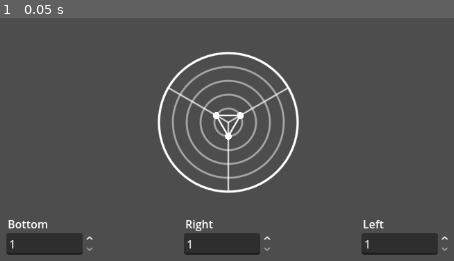
Above: before the commit, frame 1.
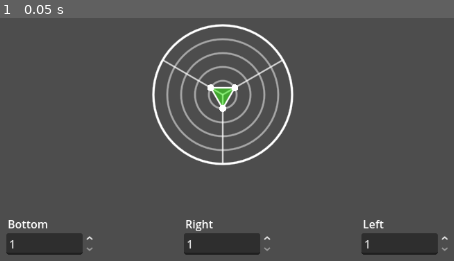
Above: after the commit, the same moment.

Repository: The-Rogues/stat-chart-test
Game: Godot game, scene res://enviornment/Game.tscn
The game is run twice, just before and just after one commit, with the same random seed, the same clock (stepped at 60 frames per second) and the same inputs.
Inputs:
- Up to frame 1 (0.05 s): no input

The runs differ from the first frame. In frame 1, 6.2% of the frame differs, in the area x 33-66%, y 2-73%.

Commit message:
Add Color
Made the inside of the chart colored. Commented main StatChart script.

Diff:
--- a/entities/StatChart/StatChart.tscn
+++ b/entities/StatChart/StatChart.tscn
@@ -1,37 +1,45 @@
-[gd_scene load_steps=5 format=3 uid="uid://36n1qwtck540"]
+[gd_scene load_steps=6 format=3 uid="uid://d2kihlqndp2vs"]
 
-[ext_resource type="Script" uid="uid://c8mjnof0gvi7c" path="res://entities/StatChart/StatChart_scn_main.gd" id="1_324gl"]
-[ext_resource type="PackedScene" uid="uid://c7ykxomxde1wu" path="res://entities/StatChart/StatChartCircle/StatChartCircle.tscn" id="2_4ge6k"]
-[ext_resource type="PackedScene" uid="uid://dmqto7knijde8" path="res://entities/StatChart/StatChartPoint/StatChartPoint.tscn" id="3_4ge6k"]
-[ext_resource type="PackedScene" uid="uid://c14sth0a2vlx0" path="res://entities/StatChart/StatChartVec/StatChartVec.tscn" id="4_l6owj"]
+[ext_resource type="Script" uid="uid://f2sqylq1ro23" path="res://entities/StatChart/StatChart_scn_main.gd" id="1_mbnrq"]
+[ext_resource type="PackedScene" uid="uid://c7ykxomxde1wu" path="res://entities/StatChart/StatChartCircle/StatChartCircle.tscn" id="2_mbnrq"]
+[ext_resource type="PackedScene" uid="uid://dmqto7knijde8" path="res://entities/StatChart/StatChartPoint/StatChartPoint.tscn" id="3_ksh6w"]
+[ext_resource type="PackedScene" uid="uid://c14sth0a2vlx0" path="res://entities/StatChart/StatChartVec/StatChartVec.tscn" id="4_ocsrx"]
+[ext_resource type="PackedScene" uid="uid://dcf6en4ualk7r" path="res://entities/StatChart/StatChartTri/stat_chart_tri.tscn" id="5_ksh6w"]
 
 [node name="StatChart" type="Node2D"]
-script = ExtResource("1_324gl")
+script = ExtResource("1_mbnrq")
+slf_update_spd = 0.25
 
-[node name="CircleLayer1" parent="." instance=ExtResource("2_4ge6k")]
+[node name="CircleLayer1" parent="." instance=ExtResource("2_mbnrq")]
 
-[node name="CircleLayer2" parent="." instance=ExtResource("2_4ge6k")]
+[node name="CircleLayer2" parent="." instance=ExtResource("2_mbnrq")]
 
-[node name="CircleLayer3" parent="." instance=ExtResource("2_4ge6k")]
+[node name="CircleLayer3" parent="." instance=ExtResource("2_mbnrq")]
 
-[node name="CircleLayer4" parent="." instance=ExtResource("2_4ge6k")]
+[node name="CircleLayer4" parent="." instance=ExtResource("2_mbnrq")]
 
-[node name="CircleLayer5" parent="." instance=ExtResource("2_4ge6k")]
+[node name="CircleLayer5" parent="." instance=ExtResource("2_mbnrq")]
 
-[node name="Point1" parent="." instance=ExtResource("3_4ge6k")]
+[node name="Point1" parent="." instance=ExtResource("3_ksh6w")]
+z_index = 4
 
-[node name="Point2" parent="." instance=ExtResource("3_4ge6k")]
+[node name="Point2" parent="." instance=ExtResource("3_ksh6w")]
+z_index = 4
 
-[node name="Point3" parent="." instance=ExtResource("3_4ge6k")]
+[node name="Point3" parent="." instance=ExtResource("3_ksh6w")]
+z_index = 4
 
-[node name="Vec1" parent="." instance=ExtResource("4_l6owj")]
+[node name="Tri1" parent="." instance=ExtResource("5_ksh6w")]
+z_index = 3
 
-[node name="Vec2" parent="." instance=ExtResource("4_l6owj")]
+[node name="Tri2" parent="." instance=ExtResource("5_ksh6w")]
+z_index = 2
 
-[node name="Vec3" parent="." instance=ExtResource("4_l6owj")]
+[node name="Vec1" parent="." instance=ExtResource("4_ocsrx")]
+z_index = 1
 
-[node name="AesLine1" parent="." instance=ExtResource("4_l6owj")]
+[node name="Vec2" parent="." instance=ExtResource("4_ocsrx")]
+z_index = 1
 
-[node name="AesLine2" parent="." instance=ExtResource("4_l6owj")]
-
-[node name="AesLine3" parent="." instance=ExtResource("4_l6owj")]
+[node name="Vec3" parent="." instance=ExtResource("4_ocsrx")]
+z_index = 1
--- a/entities/StatChart/StatChartPoint/StatChartPoint_scn_main.gd
+++ b/entities/StatChart/StatChartPoint/StatChartPoint_scn_main.gd
@@ -57,10 +57,14 @@
 # We have distance, and we know the time we want to take to travel the distance.
 # Therefore, the speed will be abs(logical position - actual pos) / time
 func change_pos(in_pos: int) -> void:
+	if in_pos > 5 or in_pos < 1:
+		return
 	slf_logical_pos = in_pos * slf_unit
 	slf_actual_spd = abs(slf_logical_pos - slf_actual_pos) / slf_logical_spd
 
 func increment_pos(in_amnt: int) -> void:
+	if (in_amnt + slf_logical_pos) > 5 or (in_amnt + slf_logical_pos) < 1:
+		return
 	slf_logical_pos += in_amnt * slf_unit
 	slf_actual_spd = abs(slf_logical_pos - slf_actual_pos) / slf_logical_spd
 
--- /dev/null
+++ b/entities/StatChart/StatChartTri/StatChartTri_scn_main.gd
@@ -0,0 +1,43 @@
+extends Node2D
+
+var slf_thick: float
+var slf_alpha: float
+var slf_filled: bool
+var slf_pos_1: Vector2
+var slf_pos_2: Vector2
+var slf_pos_3: Vector2
+
+func init_tri(
+	in_thick: float,
+	in_alpha: float,
+	in_filled: bool,
+	in_pos_1: Vector2,
+	in_pos_2: Vector2,
+	in_pos_3: Vector2
+) -> void:
+	slf_thick = in_thick
+	slf_alpha = in_alpha
+	slf_filled = in_filled
+	slf_pos_1 = in_pos_1
+	slf_pos_2 = in_pos_2
+	slf_pos_3 = in_pos_3
+
+func _draw() -> void:
+	if slf_filled:
+		draw_polygon(
+			[slf_pos_1, slf_pos_2, slf_pos_3],
+			[Color(0.2235, 1.0, 0.0784, slf_alpha)]
+		)
+	else:
+		draw_polyline(
+			[slf_pos_1, slf_pos_2, slf_pos_3, slf_pos_1],
+			Color(1.0, 1.0, 1.0, slf_alpha),
+			slf_thick,
+			true
+		)
+
+func update_pos(in_pos_1: Vector2, in_pos_2: Vector2, in_pos_3: Vector2) -> void:
+	slf_pos_1 = in_pos_1
+	slf_pos_2 = in_pos_2
+	slf_pos_3 = in_pos_3
+	queue_redraw()
--- /dev/null
+++ b/entities/StatChart/StatChartTri/stat_chart_tri.tscn
@@ -0,0 +1,6 @@
+[gd_scene load_steps=2 format=3 uid="uid://dcf6en4ualk7r"]
+
+[ext_resource type="Script" uid="uid://ck8br13d6x0ix" path="res://entities/StatChart/StatChartTri/StatChartTri_scn_main.gd" id="1_tn70o"]
+
+[node name="StatChartTri" type="Node2D"]
+script = ExtResource("1_tn70o")
--- a/entities/StatChart/StatChartVec/StatChartVec_scn_main.gd
+++ b/entities/StatChart/StatChartVec/StatChartVec_scn_main.gd
@@ -15,12 +15,6 @@
 	slf_alpha = in_alpha
 	slf_pos_1 = in_pos_1
 	slf_pos_2 = in_pos_2
-	queue_redraw()
-
-func update_pos(in_pos_1: Vector2, in_pos_2: Vector2) -> void:
-	slf_pos_1 = in_pos_1
-	slf_pos_2 = in_pos_2
-	queue_redraw()
 
 func _draw() -> void:
 	draw_line(slf_pos_1, slf_pos_2, Color(1.0, 1.0, 1.0, slf_alpha), slf_thick, true)
--- a/entities/StatChart/StatChart_scn_main.gd
+++ b/entities/StatChart/StatChart_scn_main.gd
@@ -1,110 +1,169 @@
+# --StatChart Scene Main Script--
+# Author: Fletcher Green
+# TODO: Remove hardcoded elements from StatChart scene.
+# TODO: Comment children scenes.
+
+# ------------------------------------------------------------------------------------
+# Section: Declarations
+# ------------------------------------------------------------------------------------
 extends Node2D
 
+# --Exported Variables--
 @export var slf_size: float = 200.0 # Size of the square that bounds the chart.
-@export var slf_crcl_thick: float = 2.0
-@export var slf_point_thick: float = 5.0
-@export var slf_vec_thick: float = 1.0
-@export var slf_update_spd: float = 0.5
+@export var slf_crcl_thick: float = 2.0 # Width of circles.
+@export var slf_point_thick: float = 5.0 # Width of points.
+@export var slf_vec_thick: float = 1.0 # Width of aesthetic vectors and chart triangle.
+@export var slf_update_spd: float = 0.5 # Speed the chart takes to move from one pos to the next.
 
+# --Circle Child Scenes--
 @onready var slf_crcl_1 := $CircleLayer1
 @onready var slf_crcl_2 := $CircleLayer2
 @onready var slf_crcl_3 := $CircleLayer3
 @onready var slf_crcl_4 := $CircleLayer4
 @onready var slf_crcl_5 := $CircleLayer5
 
+# --Point Child Scenes--
 @onready var slf_pnt_1 := $Point1
 @onready var slf_pnt_2 := $Point2
 @onready var slf_pnt_3 := $Point3
 
+# --Triangle Child Scenes--
+@onready var slf_tri_1 := $Tri1
+@onready var slf_tri_2 := $Tri2
+
+# --Vector Child Scenes--
 @onready var slf_vec_1 := $Vec1
 @onready var slf_vec_2 := $Vec2
 @onready var slf_vec_3 := $Vec3
 
-@onready var slf_aes_1 := $AesLine1
-@onready var slf_aes_2 := $AesLine2
-@onready var slf_aes_3 := $AesLine3
+# ------------------------------------------------------------------------------------
+# Section: Chart Initilization
+# ------------------------------------------------------------------------------------
 
+# --_ready Function--
+# Description: When the parent node of the StatChart is ready, this function initialises
+#              all of the data members used by its children.
 func _ready() -> void:
 
+	# All circles are centered at position (0, 0) relative to the parent.
+	# The radius of the outer circle is half of the width of the square that bounds
+	# the chart. Every subsequent circle's radius decreases by a constant amount.
 	slf_crcl_1.init_circle(Vector2(0.0, 0.0), slf_size / 10, 0.5, slf_crcl_thick * 0.75)
 	slf_crcl_2.init_circle(Vector2(0.0, 0.0), (slf_size / 10) * 2, 0.5, slf_crcl_thick * 0.75)
 	slf_crcl_3.init_circle(Vector2(0.0, 0.0), (slf_size / 10) * 3, 0.5, slf_crcl_thick * 0.75)
 	slf_crcl_4.init_circle(Vector2(0.0, 0.0), (slf_size / 10) * 4, 0.5, slf_crcl_thick * 0.75)
 	slf_crcl_5.init_circle(Vector2(0.0, 0.0), slf_size / 2, 1.0, slf_crcl_thick)
 
+	# Since the Y-axis is flipped when it comes to drawing game elements, the unit
+	# circle is traversed clockwise. This means we have to travel PI / 2 to get the
+	# angle of the bottom point. An angle of 2PI is the whole unit circle, so traveling
+	# one third of the circle is 2PI / 3. The positions of the other two points can be
+	# calculated by adding thirds to the initial point.
 	var init_angle: float = PI / 2
 	var one_third: float = -1 * (2 * PI) / 3
 
+	# Bottom point.
 	slf_pnt_1.init_point(
 		slf_point_thick,
+		# Normalised vector for the direction of the first point.
 		Vector2(cos(init_angle), sin(init_angle)),
 		slf_update_spd,
+		# Unit size is the radius of the smallest circle.
+		# Other outer circles increase by a constant amount.
 		slf_size / 10,
 		1
 	)
+
+	# Right point.
 	slf_pnt_2.init_point(
 		slf_point_thick,
+		# Normalised vector for the direction of the second point.
 		Vector2(cos(init_angle + one_third), sin(init_angle + one_third)),
 		slf_update_spd,
 		slf_size / 10,
 		1
 	)
+
+	# Left point.
 	slf_pnt_3.init_point(
 		slf_point_thick,
+		# Normalised vector for the direction of the third point.
 		Vector2(cos(init_angle + 2 * one_third), sin(init_angle + 2 * one_third)),
 		slf_update_spd,
 		slf_size / 10,
 		1
 	)
 
-	slf_vec_1.init_vec(
+	# Triangle outline initialised with the initial positions of the points.
+	slf_tri_1.init_tri(
 		slf_vec_thick,
 		1.0,
-		slf_pnt_1.get_pos(),
-		slf_pnt_2.get_pos()
-	)
-	slf_vec_2.init_vec(
-		slf_vec_thick,
-		1.0,
-		slf_pnt_2.get_pos(),
-		slf_pnt_3.get_pos()
-	)
-	slf_vec_3.init_vec(
-		slf_vec_thick,
-		1.0,
-		slf_pnt_3.get_pos(),
-		slf_pnt_1.get_pos()
+		false,
+		Vector2(cos(init_angle), sin(init_angle)),
+		Vector2(cos(init_angle + one_third), sin(init_angle + one_third)),
+		Vector2(cos(init_angle + 2 * one_third), sin(init_angle + 2 * one_third))
 	)
 
-	slf_aes_1.init_vec(
+	# Filled triangle initialised with the initial positions of the points.
+	slf_tri_2.init_tri(
+		slf_vec_thick,
+		0.5,
+		true,
+		Vector2(cos(init_angle), sin(init_angle)),
+		Vector2(cos(init_angle + one_third), sin(init_angle + one_third)),
+		Vector2(cos(init_angle + 2 * one_third), sin(init_angle + 2 * one_third))
+	)
+
+	# Bottom aesthetic vector.
+	slf_vec_1.init_vec(
 		slf_vec_thick,
 		0.75,
 		Vector2(0.0, 0.0),
 		Vector2(cos(init_angle), sin(init_angle)) * slf_size / 2
 	)
-	slf_aes_2.init_vec(
+
+	# Right aesthetic vector.
+	slf_vec_2.init_vec(
 		slf_vec_thick,
 		0.75,
 		Vector2(0.0, 0.0),
 		Vector2(cos(init_angle + one_third), sin(init_angle + one_third)) * slf_size / 2
 	)
-	slf_aes_3.init_vec(
+
+	# Left aesthetic vector.
+	slf_vec_3.init_vec(
 		slf_vec_thick,
 		0.75,
 		Vector2(0.0, 0.0),
 		Vector2(cos(init_angle + 2 * one_third), sin(init_angle + 2 * one_third)) * slf_size / 2
 	)
 
+# ------------------------------------------------------------------------------------
+# Section: Update Chart Functions
+# ------------------------------------------------------------------------------------
+
+# --_process Function--
+# Description: Updates the chart triangles so that they are always connecting the
+#              three points.
+# delta: Change in time from the previous frame. Unused.
 func _process(delta: float) -> void:
-	slf_vec_1.update_pos(slf_pnt_1.get_pos(), slf_pnt_2.get_pos())
-	slf_vec_2.update_pos(slf_pnt_2.get_pos(), slf_pnt_3.get_pos())
-	slf_vec_3.update_pos(slf_pnt_3.get_pos(), slf_pnt_1.get_pos())
+	slf_tri_1.update_pos(slf_pnt_1.get_pos(), slf_pnt_2.get_pos(), slf_pnt_3.get_pos())
+	slf_tri_2.update_pos(slf_pnt_1.get_pos(), slf_pnt_2.get_pos(), slf_pnt_3.get_pos())
 
+# --set_bottom_value Function--
+# Description: Updates the position of the chart's bottom point.
+# value: An integer between one and five that the chart will be changed to display.
 func set_bottom_value(value: int) -> void:
 	slf_pnt_1.change_pos(value)
 
+# --set_right_value Function--
+# Description: Updates the position of the chart's right point.
+# value: An integer between one and five that the chart will be changed to display.
 func set_right_value(value: int) -> void:
 	slf_pnt_2.change_pos(value)
 
+# --set_left_value Function--
+# Description: Updates the position of the chart's left point.
+# value: An integer between one and five that the chart will be changed to display.
 func set_left_value(value: int) -> void:
 	slf_pnt_3.change_pos(value)
--- a/enviornment/Game.tscn
+++ b/enviornment/Game.tscn
@@ -1,15 +1,14 @@
-[gd_scene load_steps=4 format=3 uid="uid://bgiqlv2kr3ftq"]
+[gd_scene load_steps=4 format=3 uid="uid://6wivs1qqrv1"]
 
 [ext_resource type="Script" uid="uid://bvsntr7tdvgod" path="res://enviornment/Game_scn_main.gd" id="1_thad6"]
-[ext_resource type="PackedScene" uid="uid://36n1qwtck540" path="res://entities/StatChart/StatChart.tscn" id="2_8hsav"]
+[ext_resource type="PackedScene" uid="uid://d2kihlqndp2vs" path="res://entities/StatChart/StatChart.tscn" id="2_8hsav"]
 [ext_resource type="PackedScene" uid="uid://bpegykryndjg1" path="res://entities/SpinBoxLabel/SpinBoxLabel.tscn" id="3_8hsav"]
 
 [node name="Game" type="Node2D"]
 script = ExtResource("1_thad6")
 
 [node name="StatChart" parent="." instance=ExtResource("2_8hsav")]
-position = Vector2(544, 256)
-slf_update_spd = 0.25
+position = Vector2(536, 216)
 
 [node name="SpinBoxLabel1" parent="." instance=ExtResource("3_8hsav")]
 offset_left = 224.0
--- a/project.godot
+++ b/project.godot
@@ -11,5 +11,5 @@
 [application]
 
 config/name="stat-chart-test"
-run/main_scene="uid://bgiqlv2kr3ftq"
+run/main_scene="uid://6wivs1qqrv1"
 config/features=PackedStringArray("4.5", "Forward Plus")
Not shown, added: entities/StatChart/StatChartTri/StatChartTri_scn_main.gd.uid
Not shown, changed: entities/StatChart/StatChart_scn_main.gd.uid
